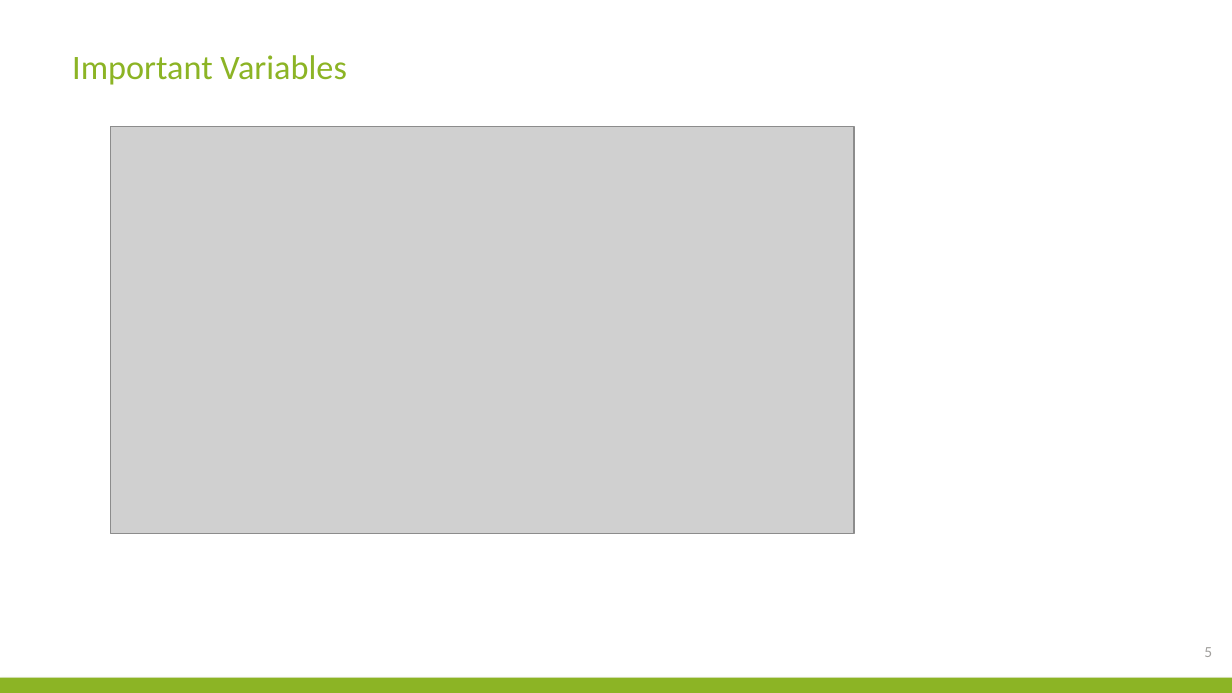
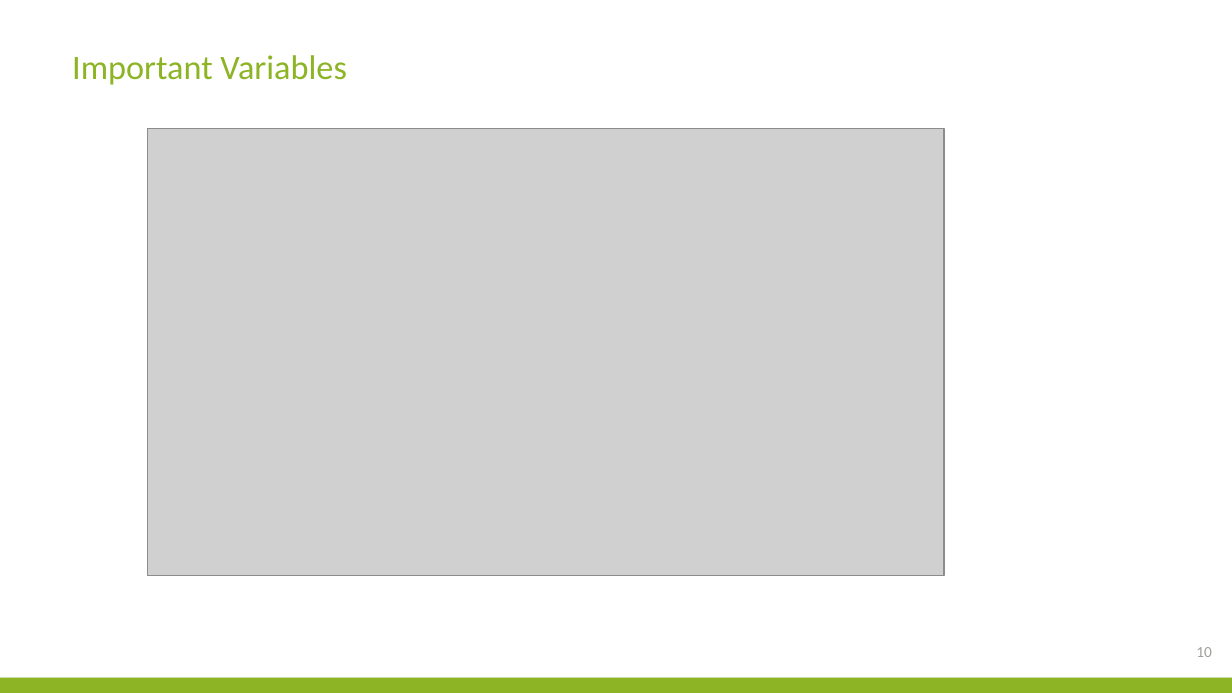
Before and after one commit to Jianqingwangcindy/DAT_SF_14, a slide deck: slide 10 of project/ProjectPresentation.pptx (slide 5 before the commit). Drawn at 1232x693 pixels with LibreOffice and Linux fonts; fonts in the diff are those of the drawing; grey boxes stand for pictures; background and template pictures are left out. Boxes give left, top, right and bottom in pixels: in the first picture for what was removed or moved away, otherwise in the second. Text is boxed around its words. In the diff, an @@ line names an element or a change of style, - is before the commit and + after.

```diff
--- a/project/ProjectPresentation.pptx
+++ b/project/ProjectPresentation.pptx
@@ picture: place and size @@
-picture at <box>111,127,854,533</box>
+picture at <box>148,128,945,575</box>
@@ page number at <box>1196,647,1212,657</box>: text changed @@
-5
+10
```
Also in this commit, not shown: 2 other slides changed, 14 slides added, 2 slides removed, 9 other files.
